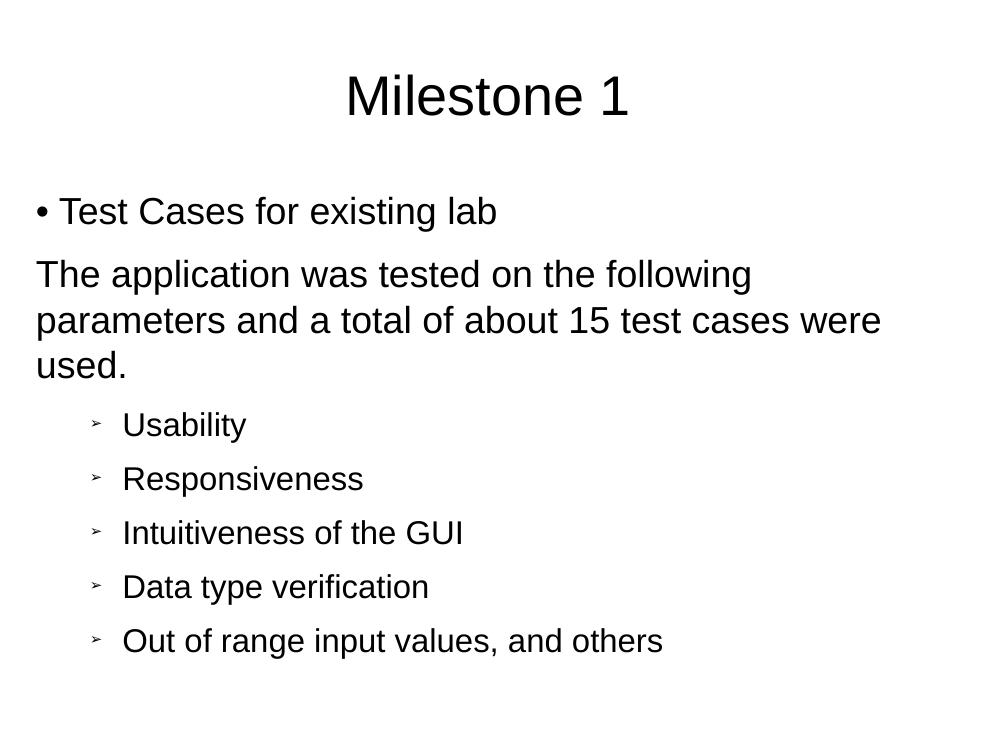
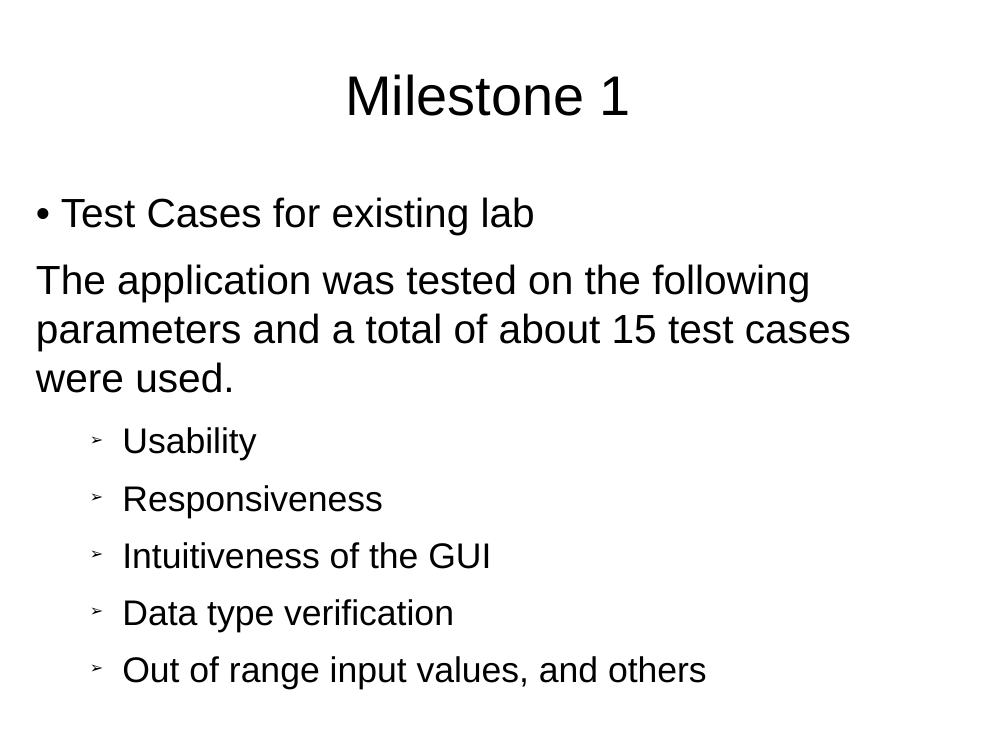
Before and after one commit to software-engineering-project-1/computer-graphics-lab-exp10-team2, a slide deck: slide 3 of Milestone2/SEMilestone2.odp. Drawn at 1008x756 pixels with LibreOffice and Linux fonts; fonts in the diff are those of the drawing. Boxes give left, top, right and bottom in pixels: in the first picture for what was removed or moved away, otherwise in the second. Text is boxed around its words. In the diff, an @@ line names an element or a change of style, - is before the commit and + after.

```diff
--- a/Milestone2/SEMilestone2.odp
+++ b/Milestone2/SEMilestone2.odp
@@ text "• Test Cases for existing ..." at bbox=[36, 197, 851, 689]: size 29.6 to 32 pt in "• Test Cases for existing lab", "The application was tested on the following ..."; size 25.9 to 28 pt in "Usability", "Responsiveness", "Intuitiveness of the GUI", "Data type verification" and 1 more places @@
```
Also in this commit, not shown: 3 other slides changed, 1 slide added, 1 other file.
